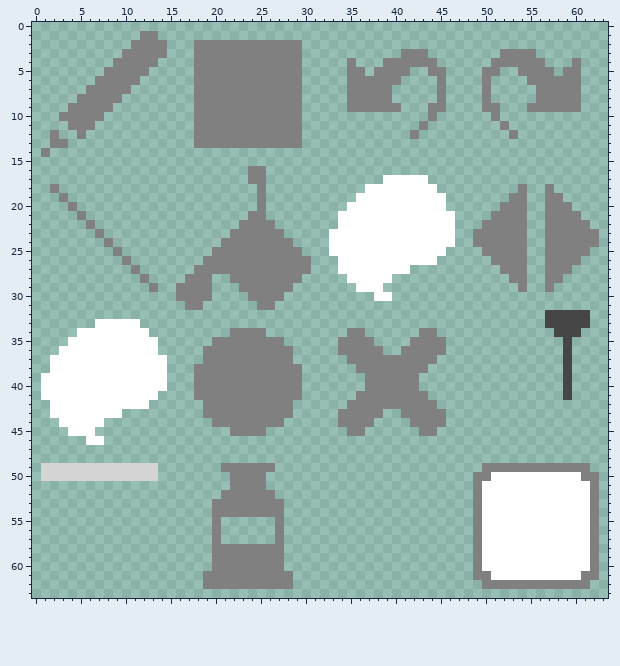
File history of a pixel-art sprite, Assets/tool_icon.png. The picture above is the old version.
The file is 64x64 pixels.
After the commit:
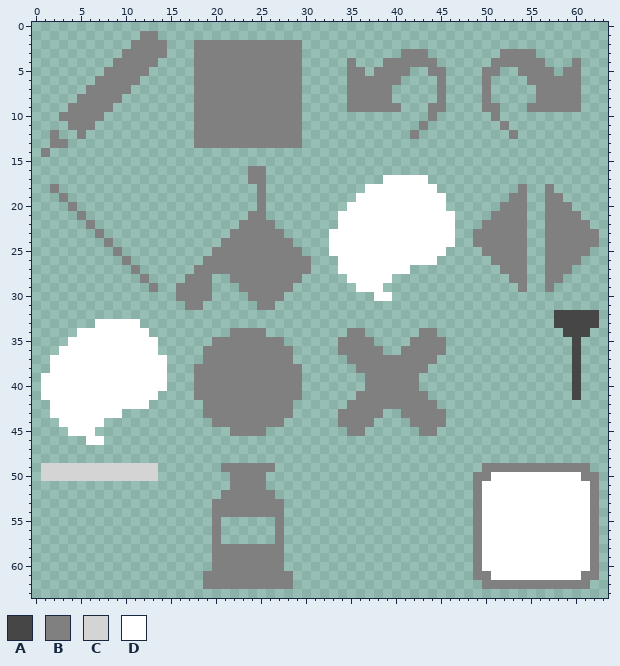
Palette (. is transparent): A #464646  B #808080  C #d4d4d4  D #ffffff
What changed:
{"y":32,"x":57,"old":"A","new":"."}
{"y":32,"x":62,"old":".","new":"A"}
{"y":33,"x":57,"old":"A","new":"."}
{"y":33,"x":62,"old":".","new":"A"}
{"y":34,"x":58,"old":"A","new":"."}
{"y":34,"x":61,"old":".","new":"A"}
{"y":35,"x":59,"old":"A.","new":".A"}
{"y":36,"x":59,"old":"A.","new":".A"}
{"y":37,"x":59,"old":"A.","new":".A"}
{"y":38,"x":59,"old":"A.","new":".A"}
{"y":39,"x":59,"old":"A.","new":".A"}
{"y":40,"x":59,"old":"A.","new":".A"}
{"y":41,"x":59,"old":"A.","new":".A"}
{"label":"changed","picture_box":[545,310,599,400]}
